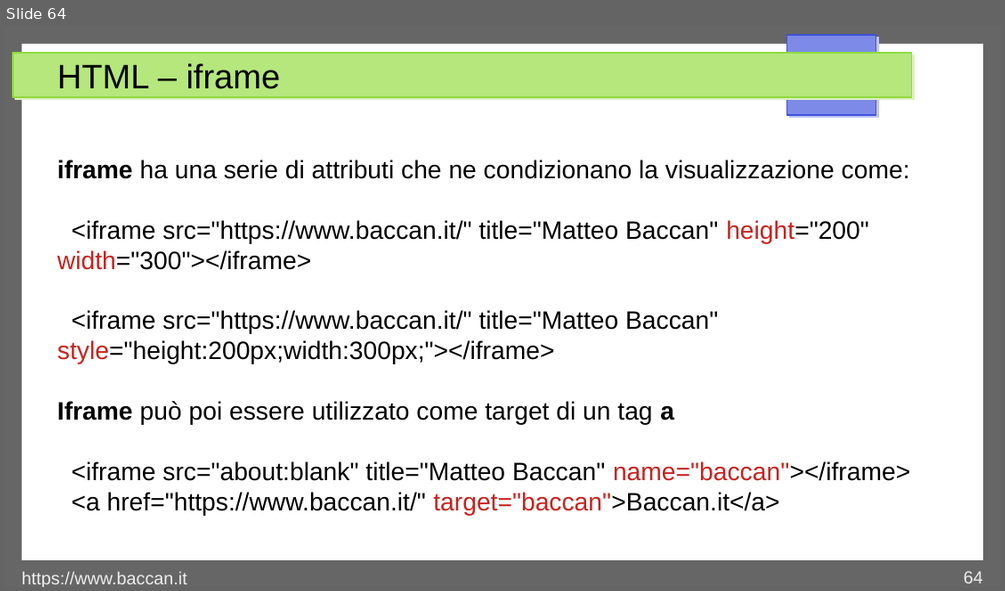
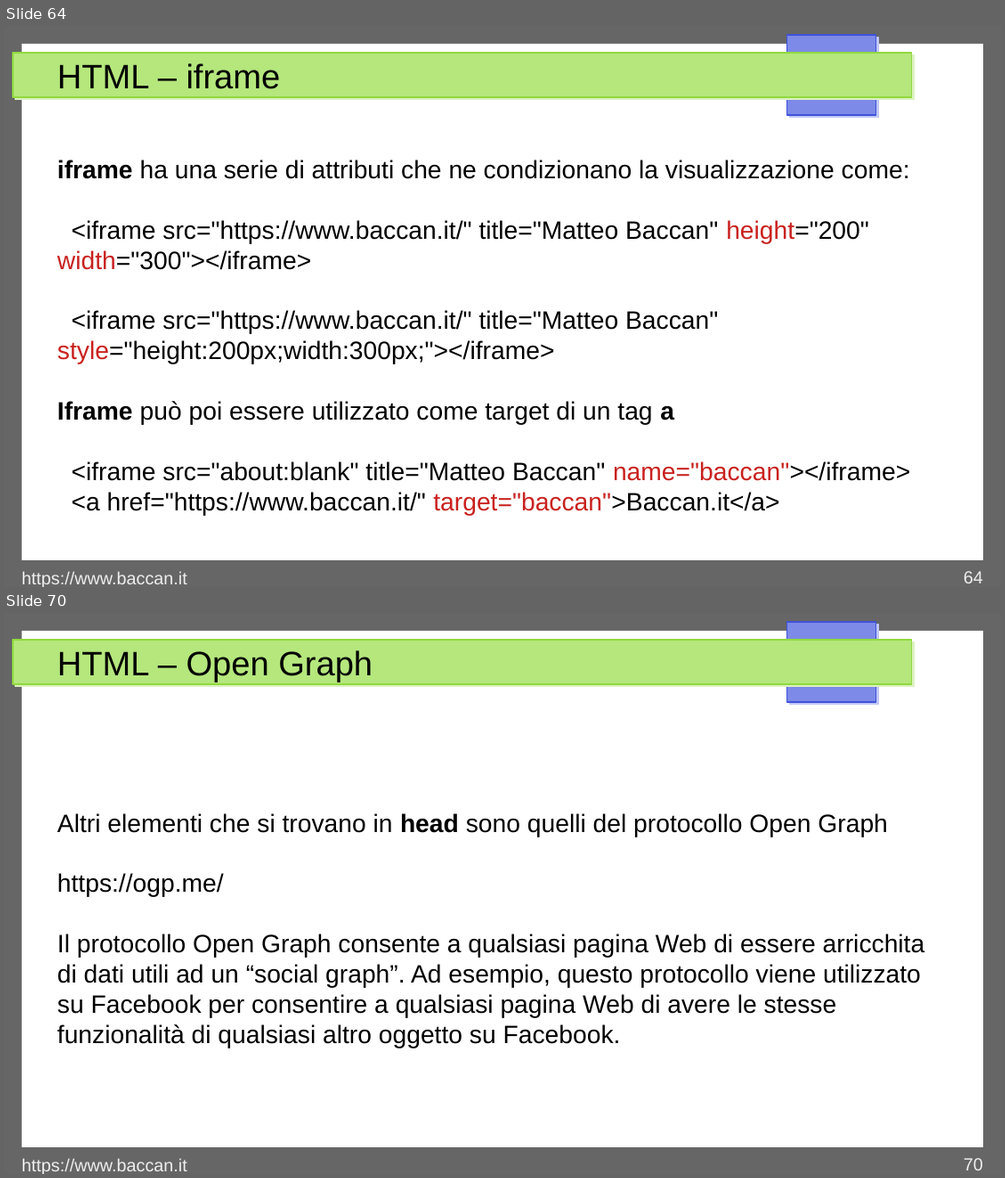
Before and after one commit to matteobaccan/CorsoHTML, a slide deck: Chapter_html.odp. Shown one above the other, each under a label of ours: slide 64 before the commit, slides 64 and 70 after it; the slides between them are not shown. The pictures are 1005x591 and 1005x1178 pixels, drawn with LibreOffice and Linux fonts; fonts in the diff are those of the drawing. Boxes give left, top, right and bottom in pixels: in the first picture for what was removed or moved away, otherwise in the second. Text is boxed around its words. In the diff, an @@ line names an element or a change of style, - is before the commit and + after.

```diff
--- a/Chapter_html.odp
+++ b/Chapter_html.odp
@@ slide 70 added at (4, 613, 1001, 1174), background #FFFFFF; not listed: 4 template elements that a slide beside it also shows @@
@@ title added at (57, 650, 372, 682), 27 pt, text #000000 @@
+HTML – Open Graph
@@ text added at (57, 813, 925, 1048), 20 pt, text #000000 @@
+Altri elementi che si trovano in head sono quelli del protocollo Open Graph
+https://ogp.me/
+Il protocollo Open Graph consente a qualsiasi pagina Web di essere arricchita di dati utili ad un “social graph”. Ad esempio, questo protocollo viene utilizzato su Facebook per consentire a qualsiasi pagina Web di avere le stesse funzionalità di qualsiasi altro oggetto su Facebook.
@@ text added at (22, 1158, 187, 1174), 14 pt, text #EEEEEE @@
+https://www.baccan.it
@@ page number added at (963, 1158, 983, 1170), 14 pt, text #EEEEEE @@
+70
```
Also in this commit, not shown: 10 other slides added, 4 other files.
